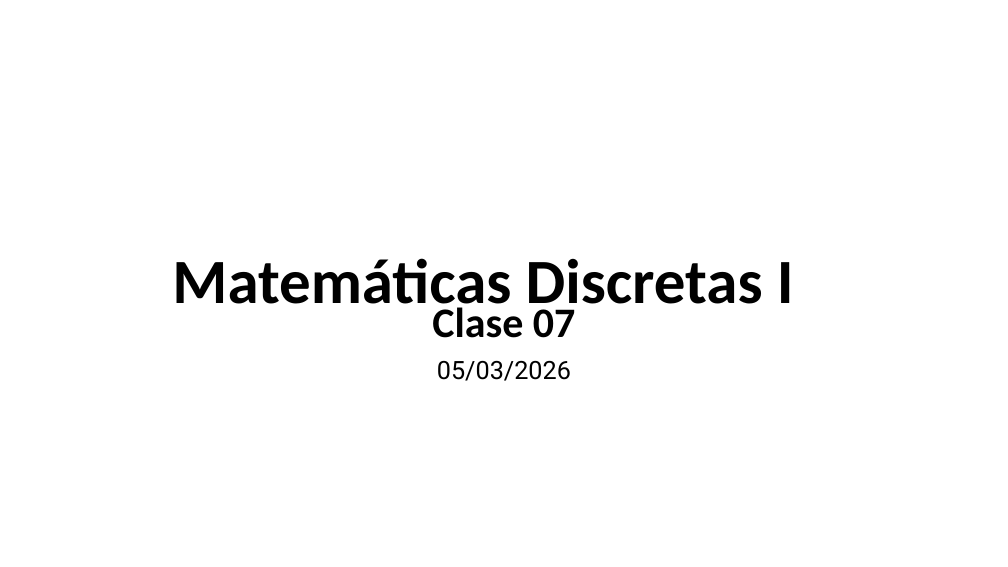
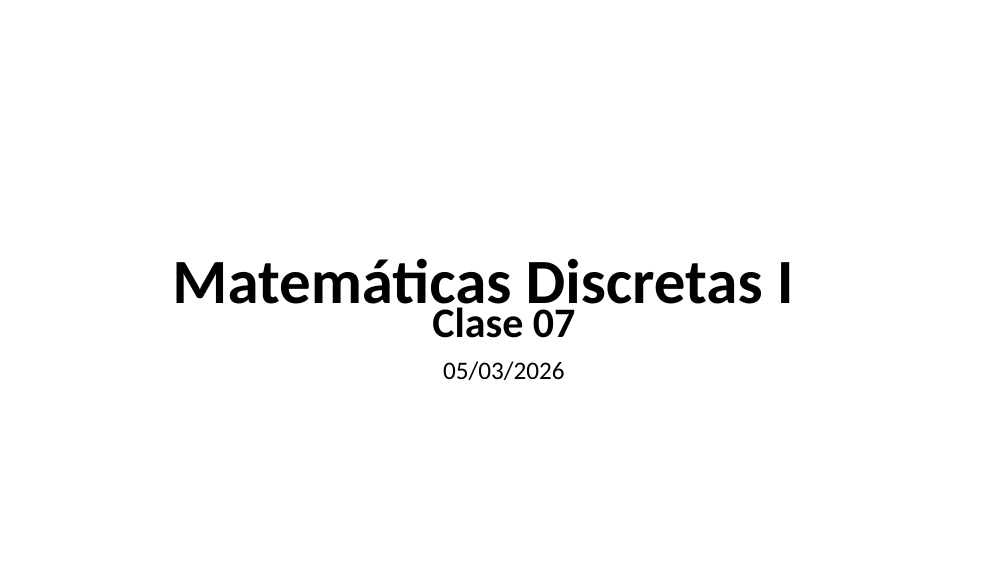
Before and after one commit to discretas1-udea/apuntes_clases, a slide deck: slide 1 of 2026-1/clase_07/apuntes_clase7.pptx. Drawn at 1008x567 pixels with LibreOffice and Linux fonts; fonts in the diff are those of the drawing. Boxes give left, top, right and bottom in pixels: in the first picture for what was removed or moved away, otherwise in the second. Text is boxed around its words. In the diff, an @@ line names an element or a change of style, - is before the commit and + after.

```diff
--- a/2026-1/clase_07/apuntes_clase7.pptx
+++ b/2026-1/clase_07/apuntes_clase7.pptx
@@ subtitle at [443, 361, 565, 380]: font Roboto to Calibri in "05/03/2026" @@
```
Also in this commit, not shown: 6 other files.
